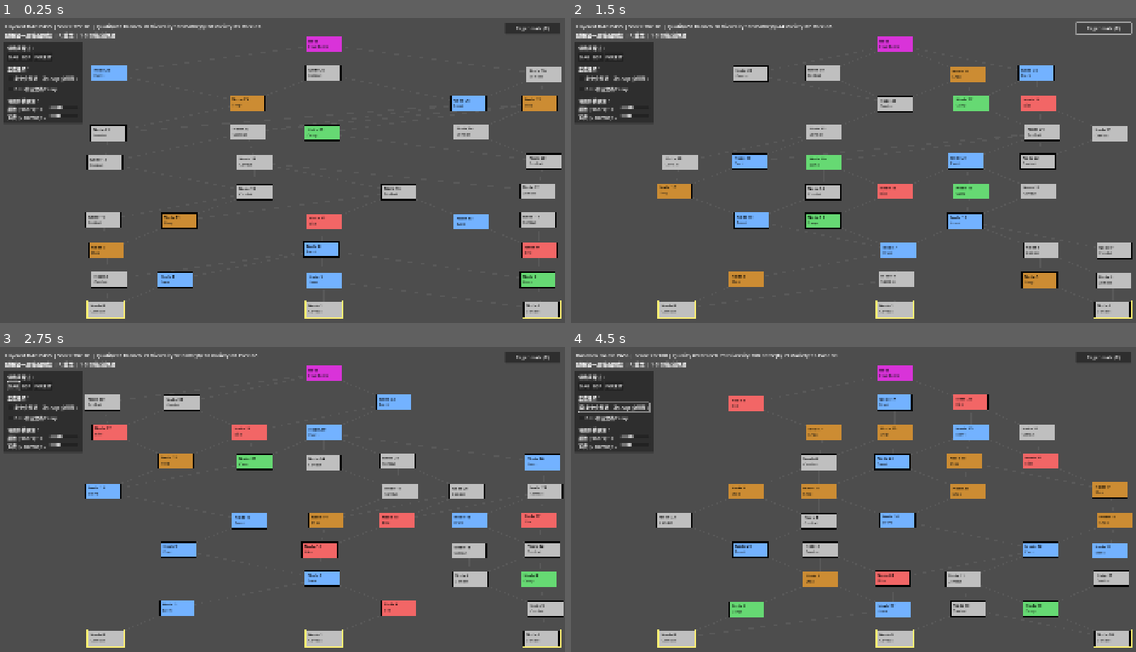
Above: before the commit, frames 1-4 (two rows, left to right).
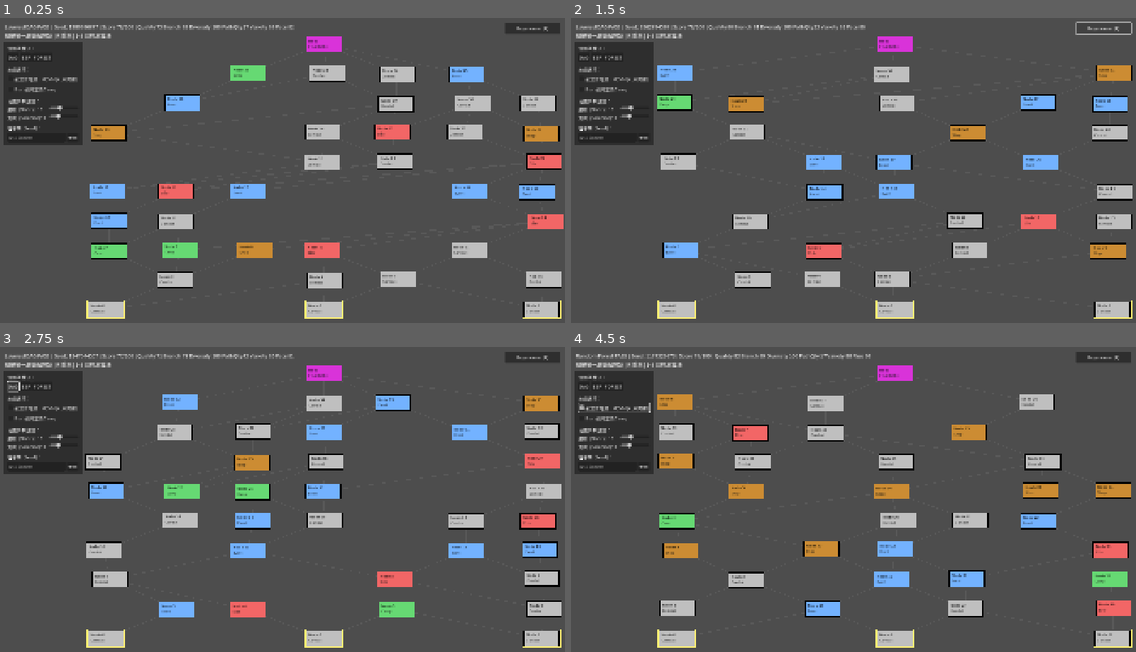
Above: after the commit, the same moments.

Repository: YM1247/114-2_dsap_project
Game: Godot game, scene res://src/scenes/main.tscn
Same seed, same stepped clock (60 frames per second), same inputs: the game is played once before the commit and once after it.
Inputs (mouse positions are in pixels of both pictures, inside the frame that each line leads up to):
- Up to frame 1 (0.25 s): no input
- Up to frame 2 (1.5 s): click (644, 136) at 0.5 s, where only the run after the commit has a clickable "生成"; click "Regenerate (R)" at 1.25 s
- Up to frame 3 (2.75 s): click "DAG" at 2 s
- Up to frame 4 (4.5 s): click "BSP" at 2.75 s; click "FOREST" at 3.5 s; click "必定會經過一次Shop (中間層)" at 4.25 s

The runs differ from the first frame. In frame 1, 17% of the frame differs, in the area x 0-100%, y 1-97%; in frame 2, 16%; in frame 3, 15%; in frame 4, 18%, in the area x 0-100%, y 2-97%.

Commit message:
fixing chinese font

Diff:
--- a/src/scripts/main.gd
+++ b/src/scripts/main.gd
@@ -24,10 +24,14 @@
 var walked_edges: Dictionary = {}
 var score_line_text: String = ""
 
+var custom_font: Font = null
+
 var opt_force_shop: bool = false
 var opt_force_camp: bool = false
 var opt_floors: int = 10
 var opt_columns: int = 7
+var opt_seed: String = ""
+var current_seed: int = 0
 
 func _ready() -> void:
 	evaluator = MAP_EVALUATOR_SCRIPT.new()
@@ -35,6 +39,16 @@
 	rng.randomize()
 	randomize()
 	regenerate_button.pressed.connect(_on_regenerate_pressed)
+
+	# 嘗試載入中文字型以解決 HTML5 亂碼問題
+	if ResourceLoader.exists("res://NotoSansTC-Regular.ttf"):
+		custom_font = load("res://NotoSansTC-Regular.ttf")
+		var app_theme = Theme.new()
+		app_theme.default_font = custom_font
+		self.theme = app_theme
+	else:
+		custom_font = ThemeDB.fallback_font
+
 	_build_custom_ui()
 	_generate_new_map()
 
@@ -92,7 +106,7 @@
 			draw_rect(draw_rect_area.grow(4.0), border_color, false, border_width)
 		draw_rect(draw_rect_area, border_color if not selectable_nodes.has(node_id) else Color.BLACK, false, 2.0)
 
-		var font: Font = ThemeDB.fallback_font
+		var font: Font = custom_font if custom_font else ThemeDB.fallback_font
 		var title: String = _node_title(int(node_id), node["type"])
 		var subtitle: String = _node_subtitle(node["type"])
 		draw_string(font, card_rect.position + Vector2(8.0, 19.0), title, HORIZONTAL_ALIGNMENT_LEFT, card_rect.size.x - 16.0, 14, Color.BLACK)
@@ -103,6 +117,9 @@
 	add_child(ui_canvas)
 
 	var panel = PanelContainer.new()
+	if self.theme:
+		panel.theme = self.theme
+
 	var margin = MarginContainer.new()
 	margin.add_theme_constant_override("margin_top", 10)
 	margin.add_theme_constant_override("margin_left", 15)
@@ -185,6 +202,28 @@
 	cols_hbox.add_child(cols_slider)
 	vbox.add_child(cols_hbox)
 
+	var sep3 = HSeparator.new()
+	vbox.add_child(sep3)
+
+	var seed_label = Label.new()
+	seed_label.text = "種子碼 (Seed)："
+	vbox.add_child(seed_label)
+
+	var seed_hbox = HBoxContainer.new()
+	var seed_input = LineEdit.new()
+	seed_input.placeholder_text = "留空為隨機"
+	seed_input.size_flags_horizontal = Control.SIZE_EXPAND_FILL
+	seed_input.text_changed.connect(func(txt): opt_seed = txt)
+	seed_input.text_submitted.connect(func(txt): opt_seed = txt; _generate_new_map())
+	seed_hbox.add_child(seed_input)
+
+	var seed_btn = Button.new()
+	seed_btn.text = "生成"
+	seed_btn.pressed.connect(func(): _generate_new_map())
+	seed_hbox.add_child(seed_btn)
+
+	vbox.add_child(seed_hbox)
+
 func _gui_input(event: InputEvent) -> void:
 	if event is InputEventMouseMotion:
 		var new_hovered_id: int = _find_clicked_node(event.position)
@@ -201,6 +240,19 @@
 		accept_event()
 
 func _generate_new_map() -> void:
+	# 決定這次要使用的種子碼
+	if opt_seed.strip_edges() == "":
+		randomize() # 根據時間重置全域亂數狀態
+		current_seed = randi()
+	else:
+		if opt_seed.is_valid_int():
+			current_seed = opt_seed.to_int()
+		else:
+			current_seed = opt_seed.hash()
+
+	seed(current_seed)        # 固定全域亂數 (用於各個地圖生成演算法)
+	rng.seed = current_seed   # 固定畫面的 RNG (用於畫面節點的視覺偏移)
+
 	generator = factory.create_generator(current_algorithm)
 	generator.force_shop = opt_force_shop
 	generator.force_camp_before_boss = opt_force_camp
@@ -247,7 +299,7 @@
 		verification = generator.verify_connectivity(map_data)
 		verify_text = "PASS" if bool(verification.get("is_valid", false)) else "FAIL"
 		var evaluation: Dictionary = evaluator.evaluate_map(map_data, generator)
-		score_line_text = _build_evaluation_text(verify_text, evaluation)
+		score_line_text = _build_evaluation_text(verify_text, evaluation, current_seed)
 	else:
 		score_line_text = "[Invalid or incomplete map data]"
 
@@ -354,12 +406,13 @@
 func _edge_key(from_id: int, to_id: int) -> String:
 	return str(from_id) + "->" + str(to_id)
 
-func _build_evaluation_text(verify_text: String, evaluation: Dictionary) -> String:
+func _build_evaluation_text(verify_text: String, evaluation: Dictionary, used_seed: int) -> String:
 	var m: Dictionary = evaluation["metrics"]
 	var algo_name: String = generator.get_algorithm_name()
-	return "%s %s | Score %d/100 | Quality %d Branch %d Diversity %d PathQty %d Variety %d Pace %d" % [
+	return "%s %s | Seed: %d | Score %d/100 | Quality %d Branch %d Diversity %d PathQty %d Variety %d Pace %d" % [
 		algo_name,
 		verify_text,
+		used_seed,
 		evaluation["total_score"],
 		m["choice_quality"],
 		m["branch_options"],
Binary file added: NotoSansTC-Regular.ttf
Not shown, added: NotoSansTC-Regular.ttf.import
Not shown, changed: index.html
Not shown, changed: index.pck
